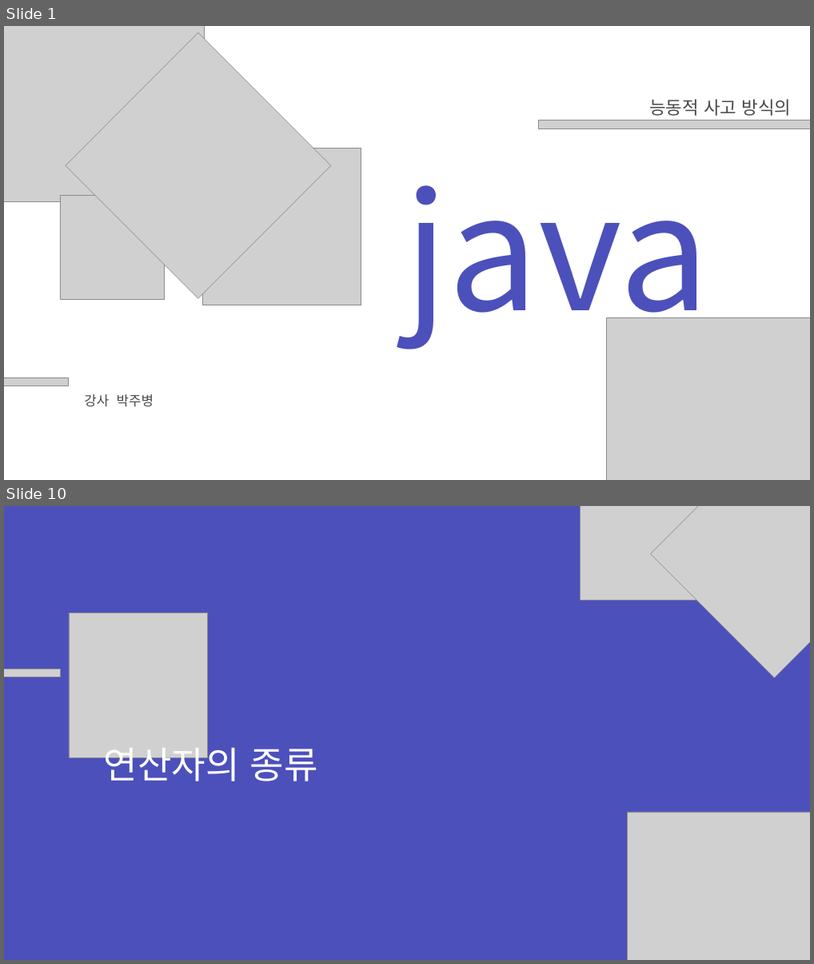
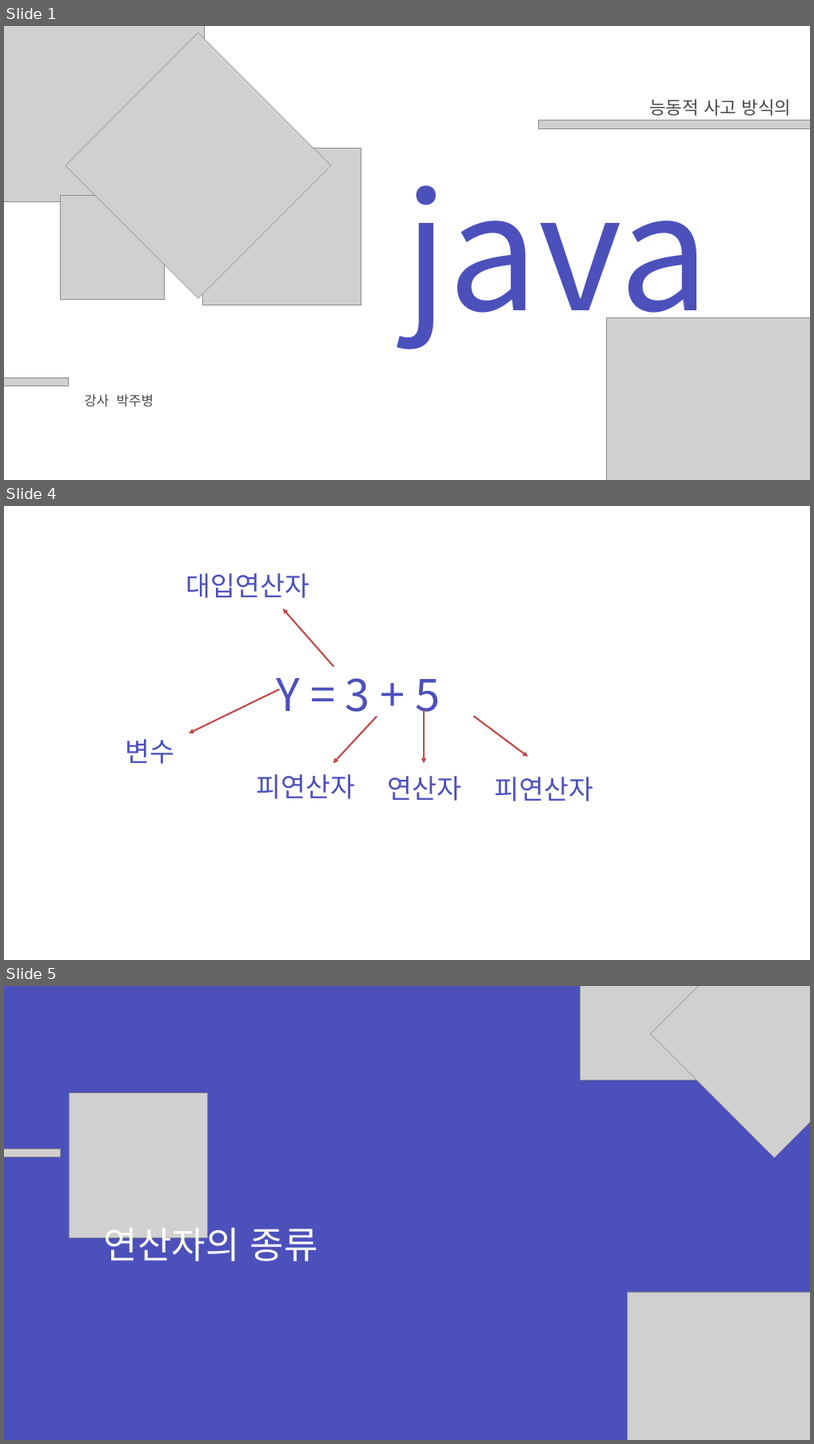
Before and after one commit to zest132/JavaLecture, a slide deck: JavaLecture/LectureFile/java 3강.pptx. Shown one above the other, each under a label of ours: slides 1 and 10 before the commit, slides 1, 4 and 5 after it; the slides between them are not shown. The pictures are 814x964 and 814x1444 pixels, drawn with LibreOffice and Linux fonts; fonts in the diff are those of the drawing; grey boxes stand for pictures. Boxes give left, top, right and bottom in pixels: in the first picture for what was removed or moved away, otherwise in the second. Text is boxed around its words. In the diff, an @@ line names an element or a change of style, - is before the commit and + after.

```diff
--- a/JavaLecture/LectureFile/java 3강.pptx
+++ b/JavaLecture/LectureFile/java 3강.pptx
@@ slide 4 added at [4,506,810,960], background #FFFFFF @@
@@ text added at [186,573,310,598], 48 pt, text #4C50BC @@
+대입연산자
@@ arrow added from (334, 667) to (283, 608), #BF4C48 3 pt @@
@@ arrow added from (279, 689) to (189, 733), #BF4C48 3 pt @@
@@ text added at [277,678,440,722], 80 pt, text #4C50BB @@
+Y = 3 + 5
@@ arrow added from (377, 716) to (334, 764), #BF4C48 3 pt @@
@@ arrow added from (424, 709) to (424, 764), #BF4C48 3 pt @@
@@ arrow added from (474, 716) to (528, 756), #BF4C48 3 pt @@
@@ text added at [126,739,175,764], 48 pt, text #4C50BC @@
+변수
@@ text added at [257,774,356,799], 48 pt, text #4C50BC @@
+피연산자
@@ text added at [388,776,462,800], 48 pt, text #4C50BC @@
+연산자
@@ text added at [495,776,594,801], 48 pt, text #4C50BC @@
+피연산자
@@ what was slide 10 is now slide 5 @@
```
Also in this commit, not shown: 1 slide changed, 1 other slide added, 7 slides removed, 2 other files.
